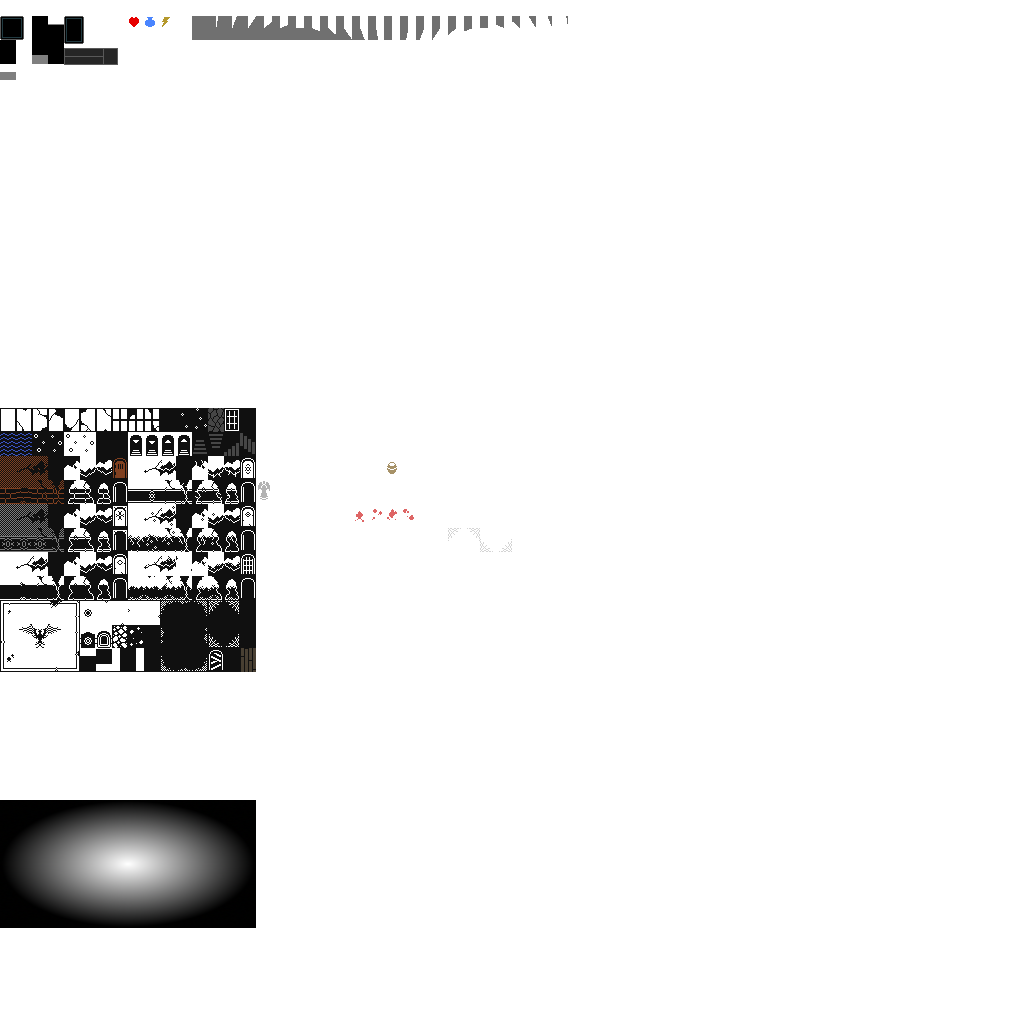
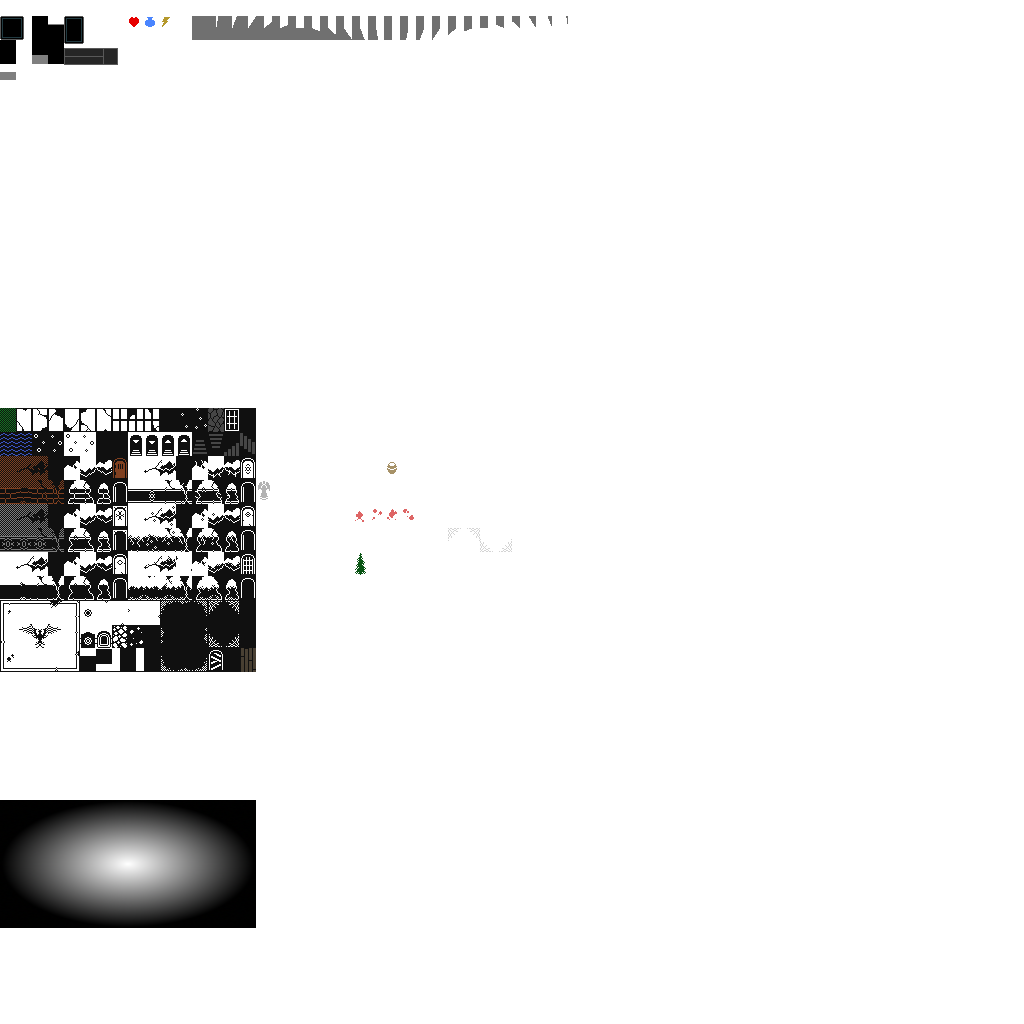
Before/after of a (1024, 1024) layered artwork. What changed in the layer stack:
painted on "Layer" over [left=0, top=408, right=366, bottom=575]
